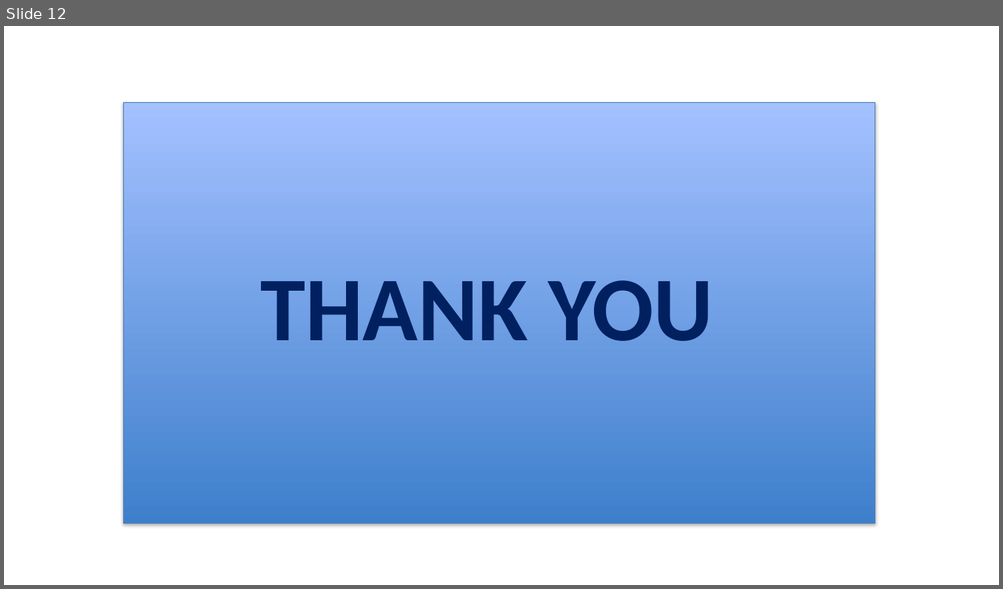
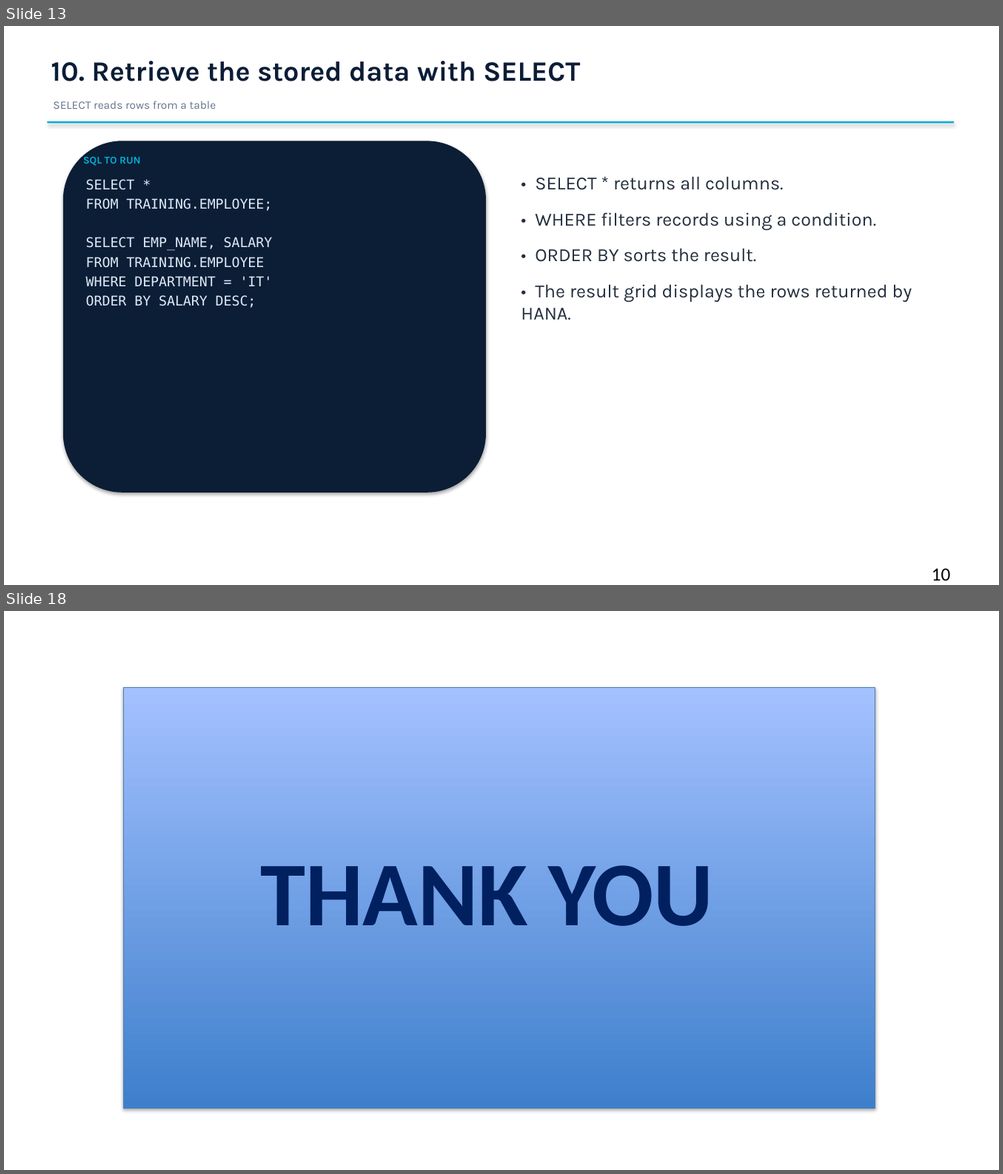
Before and after one commit to prakruthisb08-max/SAP-HANA2, a slide deck: SAP_HANA_15_Slides_With_Agenda.pptx. Shown one above the other, each under a label of ours: slide 12 before the commit, slides 13 and 18 after it; the slides between them are not shown. The pictures are 1003x589 and 1003x1174 pixels, drawn with LibreOffice and Linux fonts; fonts in the diff are those of the drawing. Boxes give left, top, right and bottom in pixels: in the first picture for what was removed or moved away, otherwise in the second. Text is boxed around its words. In the diff, an @@ line names an element or a change of style, - is before the commit and + after.

```diff
--- a/SAP_HANA_15_Slides_With_Agenda.pptx
+++ b/SAP_HANA_15_Slides_With_Agenda.pptx
@@ slide 13 added at [4, 26, 999, 585], background #FFFFFF @@
@@ rectangle added at [4, 26, 999, 585], fill #FFFFFF @@
@@ text added at [51, 61, 580, 82], 27 pt, text #0C1D36, bold @@
+10. Retrieve the stored data with SELECT
@@ text added at [53, 101, 216, 109], 11 pt, text #64748B @@
+SELECT reads rows from a table
@@ rectangle added at [47, 121, 954, 124], fill #00B0D2 @@
@@ rounded rectangle added at [64, 141, 485, 492], fill #0C1D36, outline #0C1D36 1.2 pt @@
@@ text added at [83, 154, 141, 166], 10 pt, text #00B0D2, bold @@
+SQL TO RUN
@@ text added at [86, 179, 273, 308], 13 pt, text #DEEBF7 @@
+SELECT *
+FROM TRAINING.EMPLOYEE;
+SELECT EMP_NAME, SALARY
+FROM TRAINING.EMPLOYEE
+WHERE DEPARTMENT = 'IT'
+ORDER BY SALARY DESC;
@@ text added at [521, 176, 912, 320], 18 pt, text #232F3E @@
+• SELECT * returns all columns.
+• WHERE filters records using a condition.
+• ORDER BY sorts the result.
+• The result grid displays the rows returned by HANA.
@@ text added at [931, 568, 950, 581], 18 pt, text #000000 @@
+10
@@ what was slide 12 is now slide 18 @@
```
Also in this commit, not shown: 1 slide changed, 5 other slides added.
